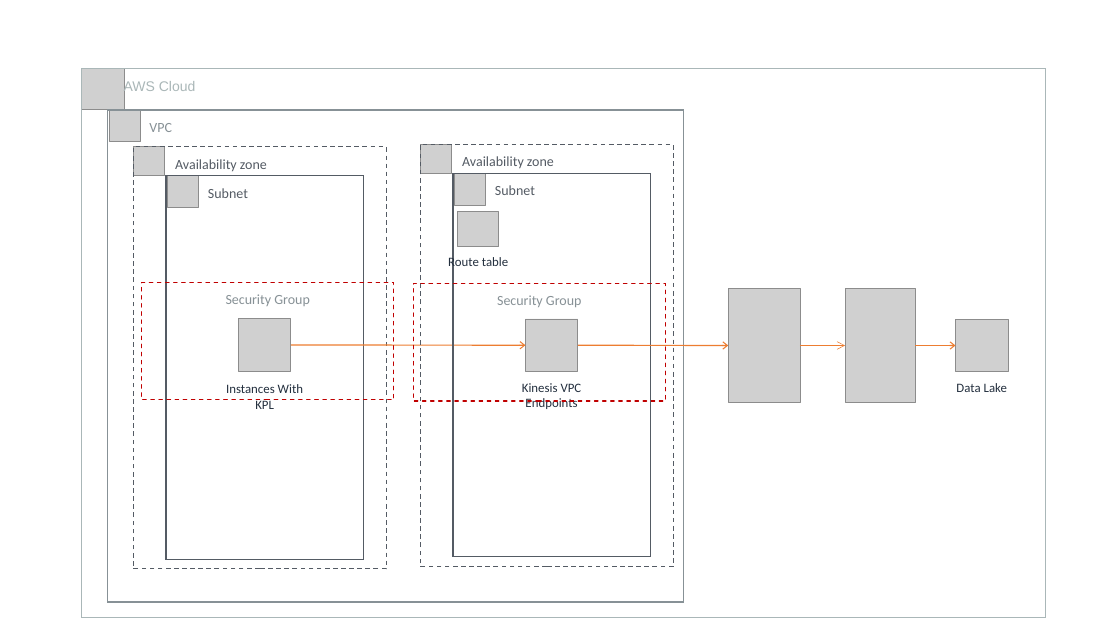
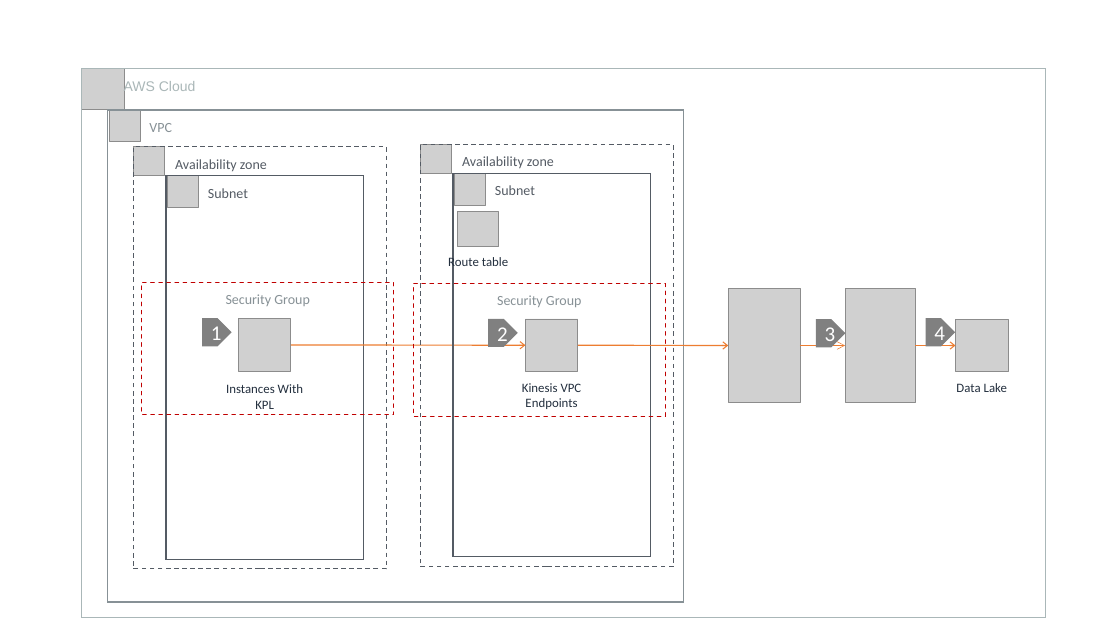
Before and after one commit to aws-samples/aws-dbs-refarch-datalake, a slide deck: slide 4 of src/datalake_reference_architecture.pptx. Drawn at 1120x630 pixels with LibreOffice and Linux fonts; fonts in the diff are those of the drawing; grey boxes stand for pictures. Boxes give left, top, right and bottom in pixels: in the first picture for what was removed or moved away, otherwise in the second. Text is boxed around its words. In the diff, an @@ line names an element or a change of style, - is before the commit and + after.

```diff
--- a/src/datalake_reference_architecture.pptx
+++ b/src/datalake_reference_architecture.pptx
@@ rectangle "Security Group": place and size @@
-rectangle "Security Group" at [142, 282, 394, 400]
+rectangle "Security Group" at [142, 282, 394, 414]
@@ rectangle "Security Group": place and size @@
-rectangle "Security Group" at [413, 284, 665, 402]
+rectangle "Security Group" at [413, 284, 665, 417]
@@ pentagon arrow added at [202, 318, 231, 345], fill #808080, outline #808080 1 pt, 18 pt, text #FFFFFF @@
+1
@@ pentagon arrow added at [489, 319, 518, 346], fill #808080, outline #808080 1 pt, 18 pt, text #FFFFFF @@
+2
@@ pentagon arrow added at [817, 320, 845, 347], fill #808080, outline #808080 1 pt, 18 pt, text #FFFFFF @@
+3
@@ pentagon arrow added at [927, 318, 955, 345], fill #808080, outline #808080 1 pt, 18 pt, text #FFFFFF @@
+4
```
Also in this commit, not shown: 8 other slides changed, 8 other files.
